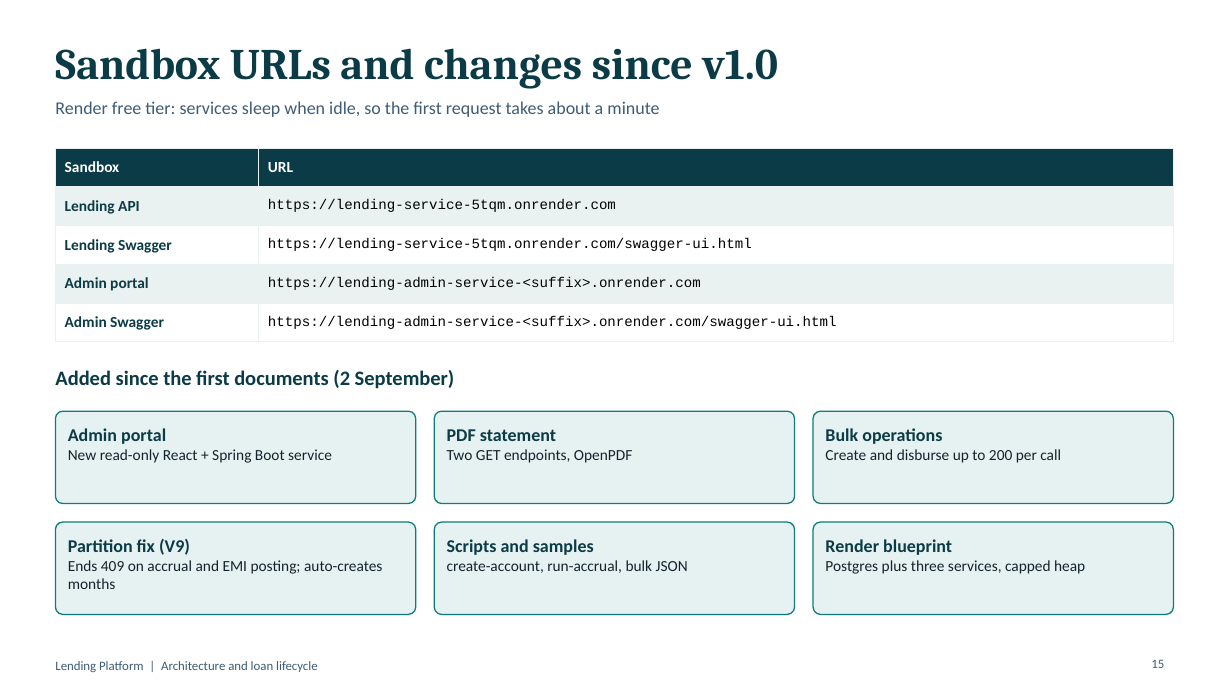
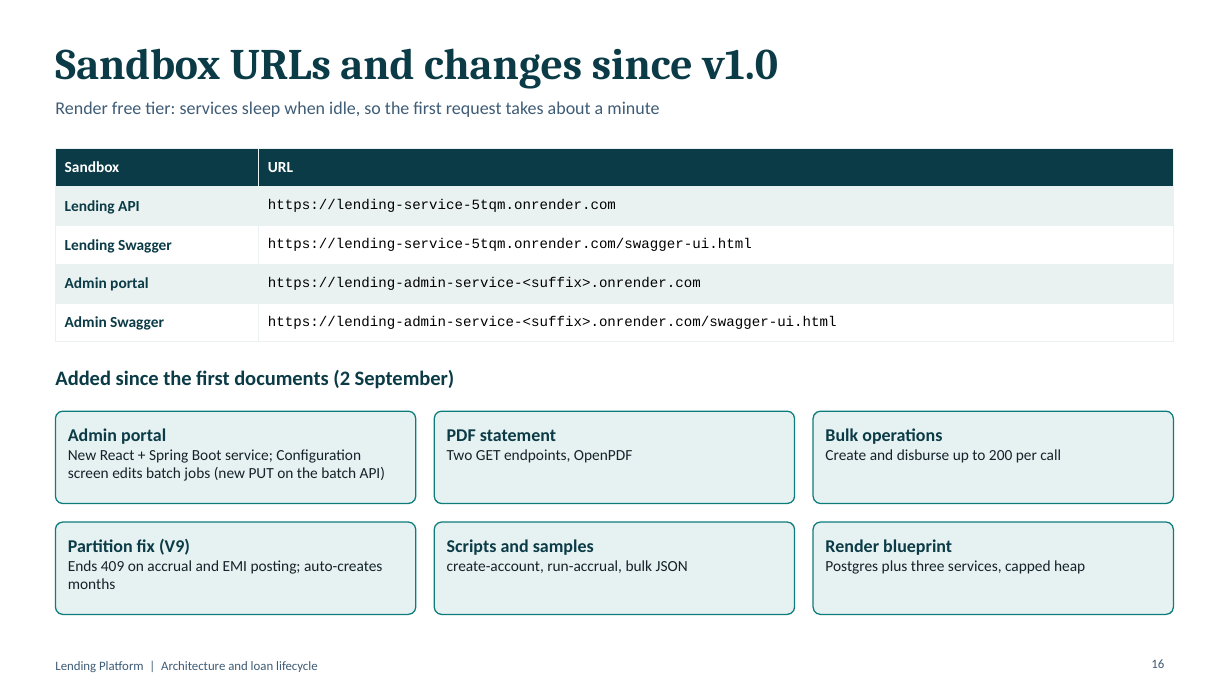
Before and after one commit to kiran199-code/lending, a slide deck: slide 16 of docs/Lending-Platform-Architecture.pptx (slide 15 before the commit). Drawn at 1232x693 pixels with LibreOffice and Linux fonts; fonts in the diff are those of the drawing. Boxes give left, top, right and bottom in pixels: in the first picture for what was removed or moved away, otherwise in the second. Text is boxed around its words. In the diff, an @@ line names an element or a change of style, - is before the commit and + after.

```diff
--- a/docs/Lending-Platform-Architecture.pptx
+++ b/docs/Lending-Platform-Architecture.pptx
@@ text in rounded rectangle at box(68, 449, 385, 481): text changed @@
-New read-only React + Spring Boot service
+New React + Spring Boot service; Configuration screen edits batch jobs (new PUT on the batch API)
@@ page number at box(1151, 659, 1164, 668): text changed @@
-15
+16
```
Also in this commit, not shown: 4 other slides changed, 1 slide added, 5 other files.
